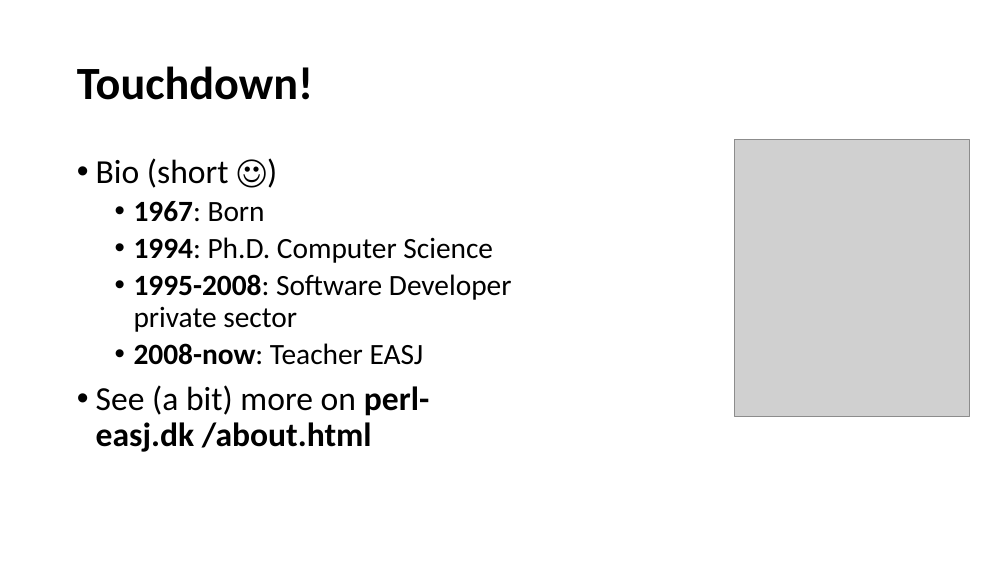
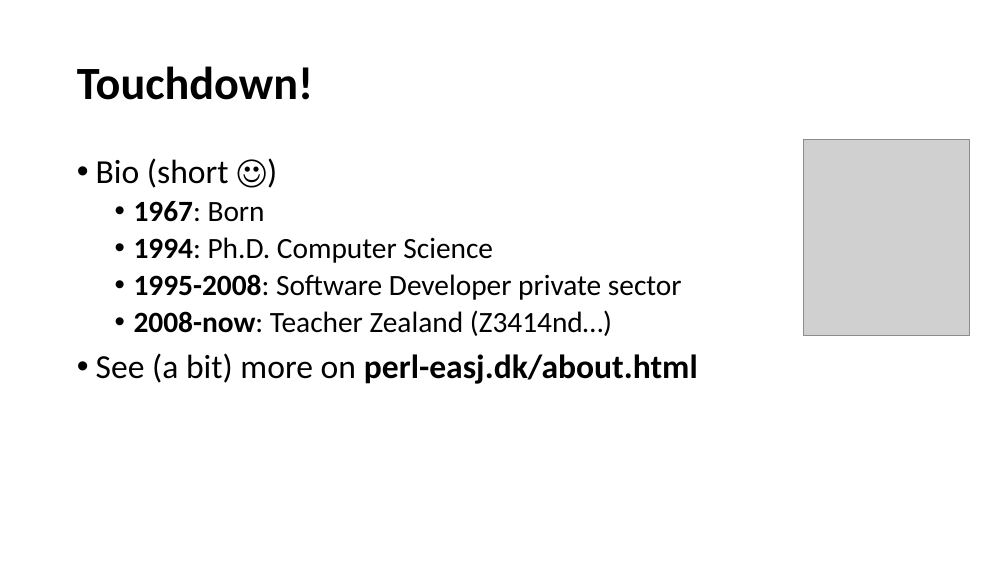
Before and after one commit to perl-easj/OOProg, a slide deck: slide 4 of ASWC/Presentations/ASWC_Day0_Intro.pptx. Drawn at 1008x567 pixels with LibreOffice and Linux fonts; fonts in the diff are those of the drawing; grey boxes stand for pictures. Boxes give left, top, right and bottom in pixels: in the first picture for what was removed or moved away, otherwise in the second. Text is boxed around its words. In the diff, an @@ line names an element or a change of style, - is before the commit and + after.

```diff
--- a/ASWC/Presentations/ASWC_Day0_Intro.pptx
+++ b/ASWC/Presentations/ASWC_Day0_Intro.pptx
@@ picture removed at (735,140,969,417) @@
@@ picture added at (804,140,969,335) @@
@@ text at (96,310,698,384): text changed; bold off @@
-  • 2008-now: Teacher EASJ
-• See (a bit) more on perl-easj.dk /about.html
+  • 2008-now: Teacher Zealand (Z3414nd…)
+• See (a bit) more on perl-easj.dk/about.html
```
Also in this commit, not shown: 10 other slides changed, 3 slides added, 25 other files.
